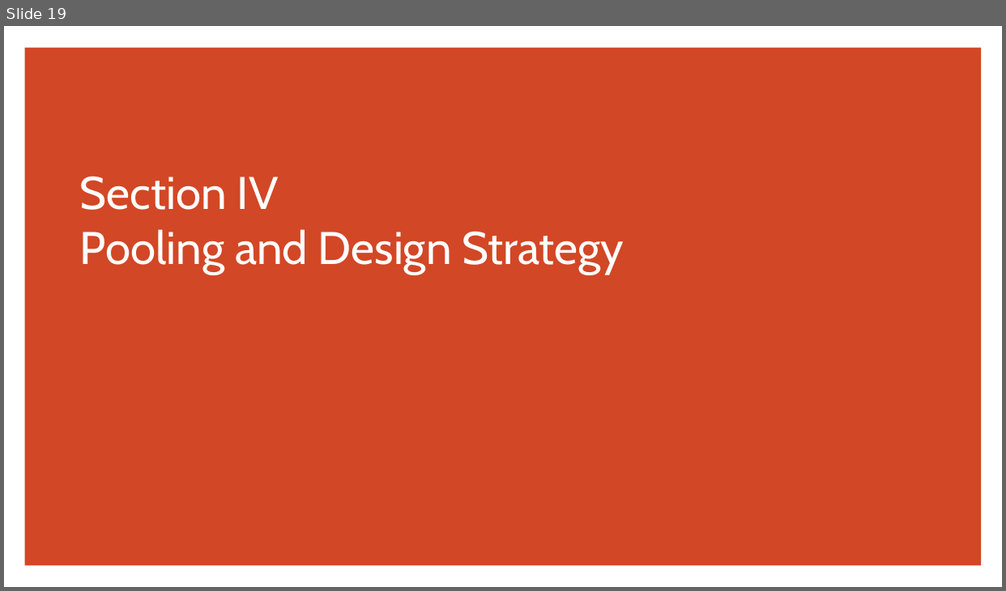
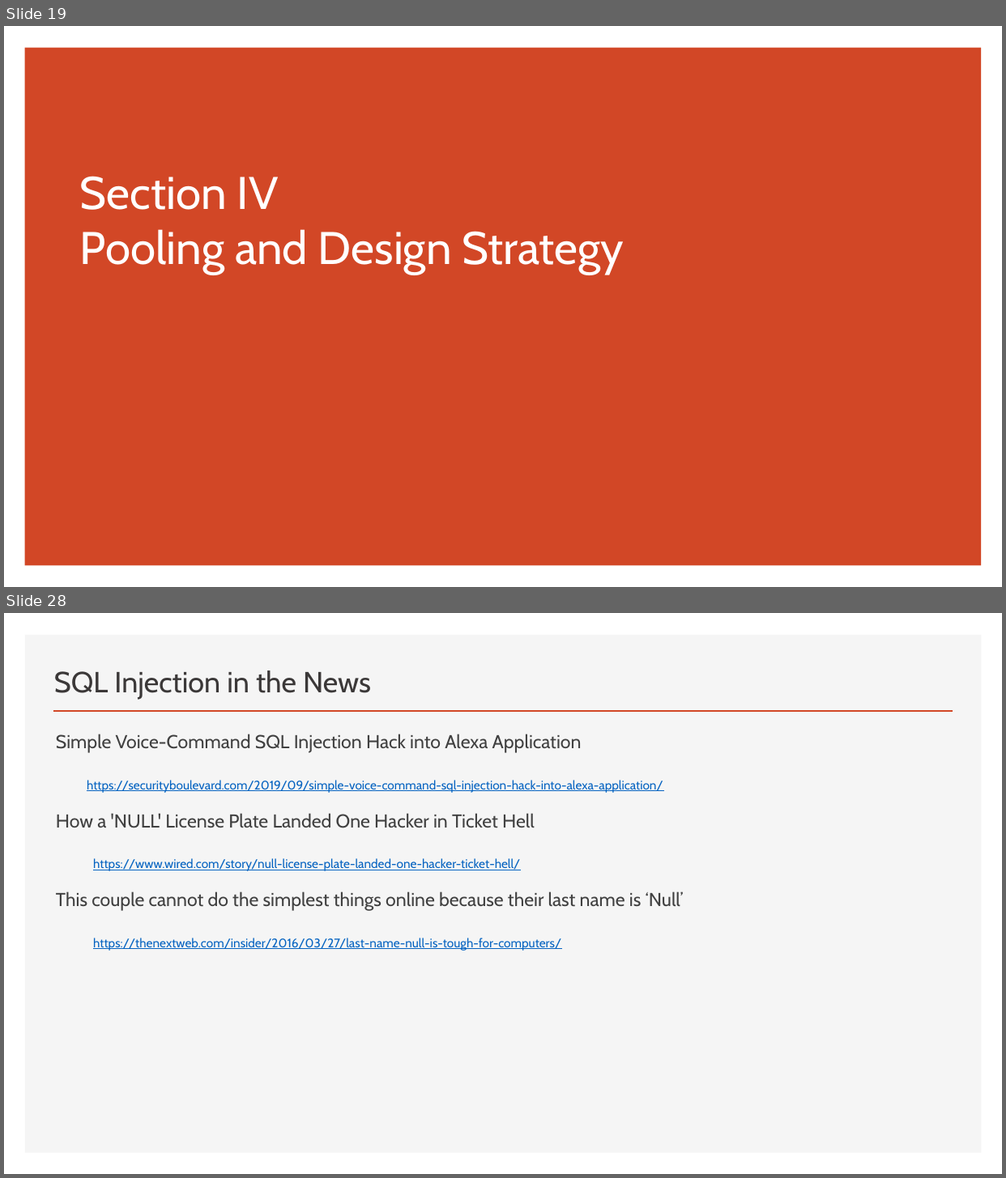
Before and after one commit to thomasnield/oreilly_programming_with_sql, a slide deck: oreilly_programming_with_sql.pptx. Shown one above the other, each under a label of ours: slide 19 before the commit, slides 19 and 28 after it; the slides between them are not shown. The pictures are 1006x591 and 1006x1178 pixels, drawn with LibreOffice and Linux fonts; fonts in the diff are those of the drawing. Boxes give left, top, right and bottom in pixels: in the first picture for what was removed or moved away, otherwise in the second. Text is boxed around its words. In the diff, an @@ line names an element or a change of style, - is before the commit and + after.

```diff
--- a/oreilly_programming_with_sql.pptx
+++ b/oreilly_programming_with_sql.pptx
@@ slide 28 added at [4, 613, 1002, 1174], background #FFFFFF @@
@@ rectangle added at [25, 635, 982, 1153], fill #F5F5F5 @@
@@ title added at [54, 671, 371, 699], 28 pt, text #3B3838 @@
+SQL Injection in the News
@@ line added from (53, 711) to (953, 711), #D24726 2 pt @@
@@ text added at [56, 734, 684, 951], 12 pt, text #0563C1, underline @@
+Simple Voice-Command SQL Injection Hack into Alexa Application
+  https://securityboulevard.com/2019/09/simple-voice-command-sql-injection-hack-into-alexa-application/
+How a 'NULL' License Plate Landed One Hacker in Ticket Hell
+  https://www.wired.com/story/null-license-plate-landed-one-hacker-ticket-hell/
+This couple cannot do the simplest things online because their last name is ‘Null’
+  https://thenextweb.com/insider/2016/03/27/last-name-null-is-tough-for-computers/
```
Also in this commit, not shown: 1 slide changed, 14 other slides added, 3 other files.
